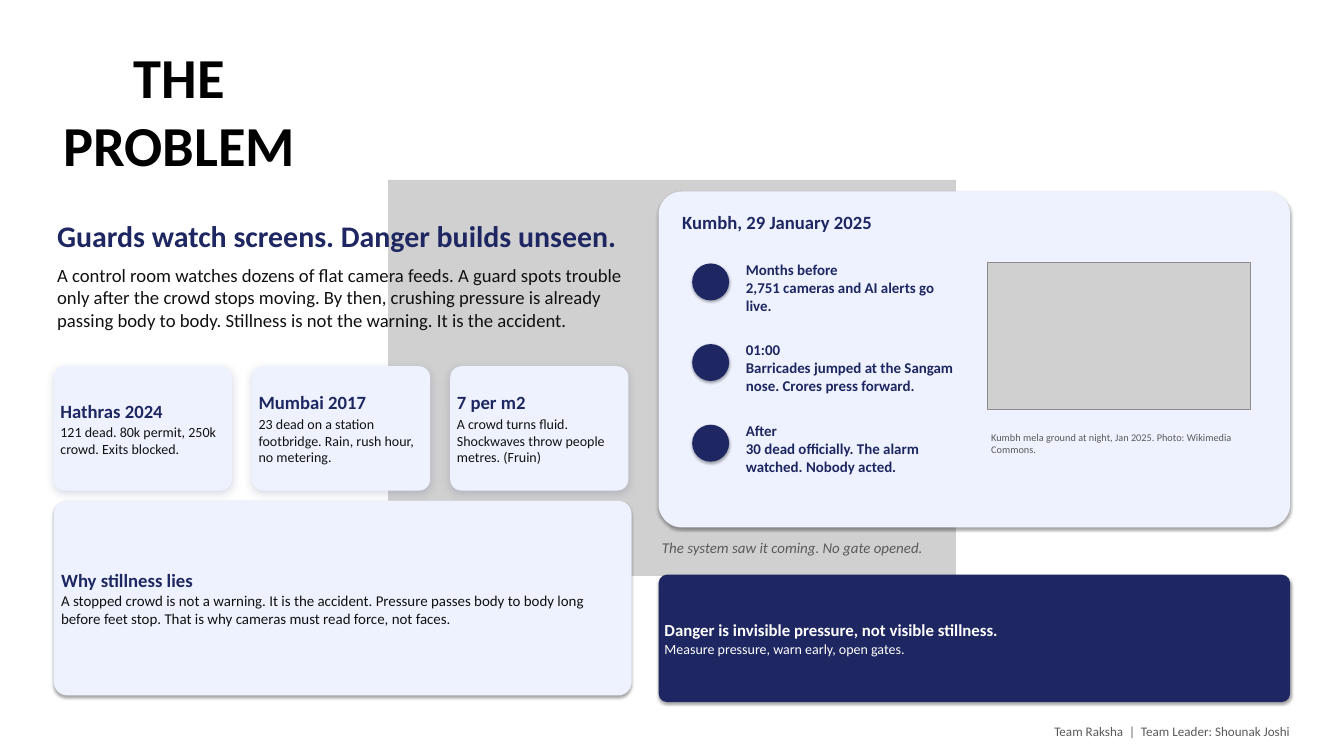
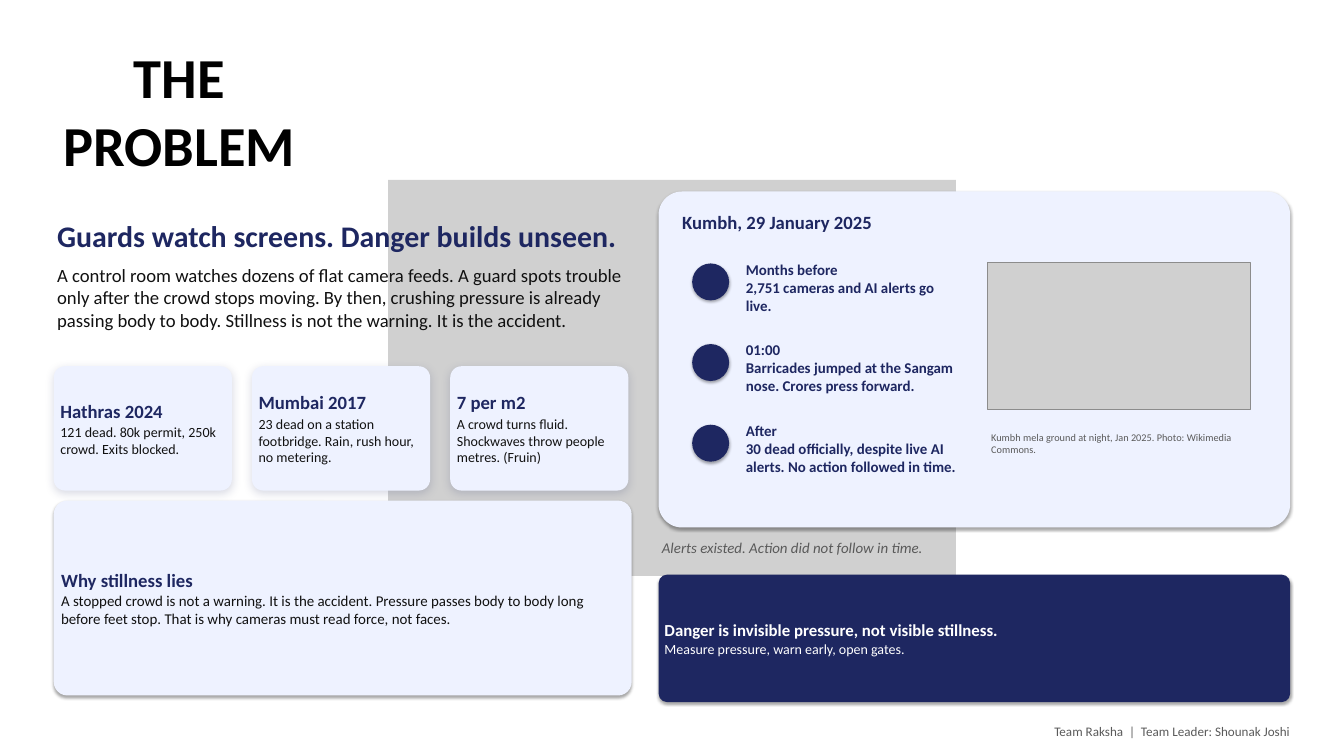
Before and after one commit to shounakjoshi88-a11y/raksha-crowd-safety-hackathon, a slide deck: slide 2 of deck/Raksha_Hackathon2026_Simplified.pptx. Drawn at 1344x756 pixels with LibreOffice and Linux fonts; fonts in the diff are those of the drawing; grey boxes stand for pictures. Boxes give left, top, right and bottom in pixels: in the first picture for what was removed or moved away, otherwise in the second. Text is boxed around its words. In the diff, an @@ line names an element or a change of style, - is before the commit and + after.

```diff
--- a/deck/Raksha_Hackathon2026_Simplified.pptx
+++ b/deck/Raksha_Hackathon2026_Simplified.pptx
@@ text at (746, 425, 955, 472): text changed @@
-After
-30 dead officially. The alarm watched. Nobody acted.
+After
+30 dead officially, despite live AI alerts. No action followed in time.
@@ text at (662, 542, 923, 555): text changed @@
-The system saw it coming. No gate opened.
+Alerts existed. Action did not follow in time.
```
Also in this commit, not shown: 1 other slide changed, 2 other files.
